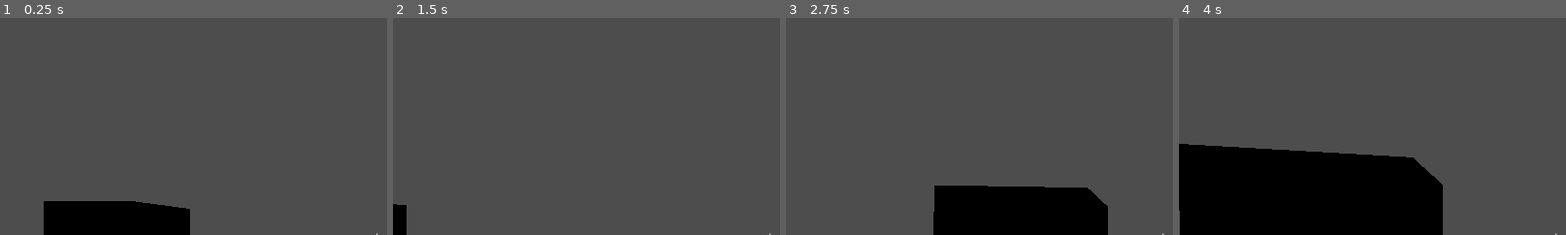
Above: before the commit, frames 1-4 (left to right).
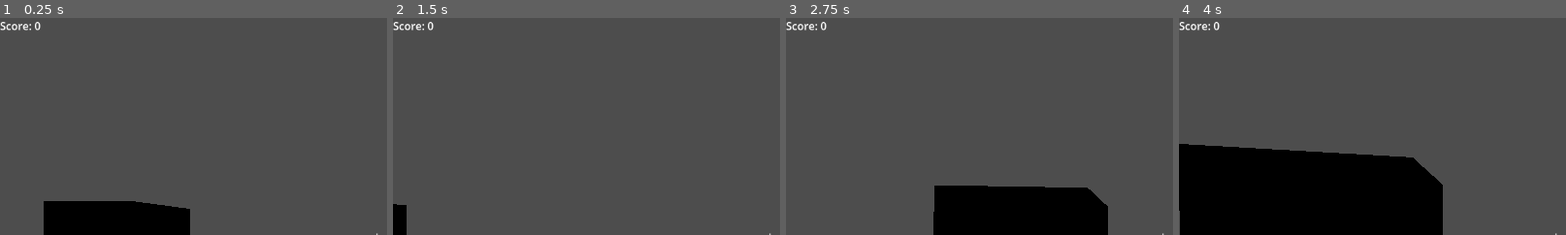
Above: after the commit, the same moments.

Repository: AyBelkich/minimal-fps
Game: Godot game, scene res://Main.tscn
The game is run twice, just before and just after one commit, with the same random seed, the same clock (stepped at 60 frames per second) and the same inputs.
Inputs (mouse positions are % of the whole screen's width and height, from its top left):
- Up to frame 1 (0.25 s): no input
- Up to frame 2 (1.5 s): tap Enter (ui_accept) at 0.5, 0.77 s; move the mouse to (55, 50) at 0.52 s; hold D 0.53-1.28 s; hold Z 0.53-1.28 s; click (55, 50) at 0.67 s; move the mouse to (45, 50) at 1.27 s; hold S from 1.28 s (still down); tap Q at 1.35 s
- Up to frame 3 (2.75 s): tap Enter (ui_accept) at 1.52 s; move the mouse to (52, 48) at 2.02 s; release S at 2.03 s; hold D from 2.03 s (still down); hold Z from 2.03 s (still down)
- Up to frame 4 (4 s): move the mouse to (49, 52) at 2.77 s; release Z at 2.78 s; tap Q at 2.85 s; click (49, 52) at 2.92 s; tap Enter (ui_accept) at 3.02, 3.77 s; move the mouse to (57, 51) at 3.52 s; release D at 3.53 s; hold S from 3.53 s (still down); hold Z from 3.53 s (still down)
The pictures show only the part of the screen within x 0-50%, y 0-50%; the shares and areas given below are measured in that part.

The runs differ from the first frame. In frame 1, 0.2% of the frame differs, in the area x 0-11%, y 1-6%; in frame 2, 0.2%; in frame 3, 0.2%; in frame 4, 0.2%.

Commit message:
Adding scorelabel with score update

Diff:
--- a/Main.tscn
+++ b/Main.tscn
@@ -1,6 +1,7 @@
 [gd_scene format=3 uid="uid://d3es1vhgypap8"]
 
 [ext_resource type="Script" uid="uid://bbf7m1ywisb2w" path="res://scripts/player.gd" id="1_glv2v"]
+[ext_resource type="Script" uid="uid://dshif76r3gdfo" path="res://scripts/main.gd" id="1_r0du0"]
 [ext_resource type="PackedScene" uid="uid://cul48nrar1f0o" path="res://Target.tscn" id="2_uu6xs"]
 
 [sub_resource type="CapsuleShape3D" id="CapsuleShape3D_rxg2q"]
@@ -34,6 +35,7 @@
 albedo_color = Color(0.023529412, 0.31764707, 0.50980395, 1)
 
 [node name="Main" type="Node3D" unique_id=786019353]
+script = ExtResource("1_r0du0")
 
 [node name="Sun" type="DirectionalLight3D" parent="." unique_id=1360248783]
 
@@ -122,14 +124,22 @@
 grow_vertical = 2
 text = "+"
 
-[node name="Target" parent="." unique_id=872323387 instance=ExtResource("2_uu6xs")]
+[node name="ScoreLabel" type="Label" parent="UI" unique_id=1371618740]
+offset_right = 40.0
+offset_bottom = 23.0
+text = "Score: 0
+"
+
+[node name="Targets" type="Node3D" parent="." unique_id=831532013]
+
+[node name="Target" parent="Targets" unique_id=872323387 instance=ExtResource("2_uu6xs")]
 transform = Transform3D(1, 0, 0, 0, 1, 0, 0, 0, 1, 3.4995666, 1.5999999, -4.0615206)
 
-[node name="Target2" parent="." unique_id=1702435544 instance=ExtResource("2_uu6xs")]
+[node name="Target2" parent="Targets" unique_id=1702435544 instance=ExtResource("2_uu6xs")]
 transform = Transform3D(1, 0, 0, 0, 1, 0, 0, 0, 1, 3.4711823, 1.5999999, 3.7763824)
 
-[node name="Target3" parent="." unique_id=1403431301 instance=ExtResource("2_uu6xs")]
+[node name="Target3" parent="Targets" unique_id=1403431301 instance=ExtResource("2_uu6xs")]
 transform = Transform3D(1, 0, 0, 0, 1, 0, 0, 0, 1, -3.9514043, 1.6000001, -3.394808)
 
-[node name="Target4" parent="." unique_id=1759625616 instance=ExtResource("2_uu6xs")]
+[node name="Target4" parent="Targets" unique_id=1759625616 instance=ExtResource("2_uu6xs")]
 transform = Transform3D(1, 0, 0, 0, 1, 0, 0, 0, 1, -3.4742243, 1.5999999, 3.25274)
--- /dev/null
+++ b/scripts/main.gd
@@ -0,0 +1,18 @@
+extends Node3D
+
+var score := 0
+
+@onready var score_label: Label = $UI/ScoreLabel
+
+# Called when the node enters the scene tree for the first time.
+func _ready() -> void:
+	pass # Replace with function body.
+
+
+# Called every frame. 'delta' is the elapsed time since the previous frame.
+func _process(_delta: float) -> void:
+	pass
+
+func add_score(amount: int):
+	score += amount
+	score_label.text = "Score: " + str(score)
--- a/scripts/target.gd
+++ b/scripts/target.gd
@@ -22,4 +22,5 @@
 		mesh.material_override.albedo_color = Color.RED
 
 	if health <= 0:
+		get_tree().current_scene.add_score(1)
 		queue_free()
Not shown, added: scripts/main.gd.uid
